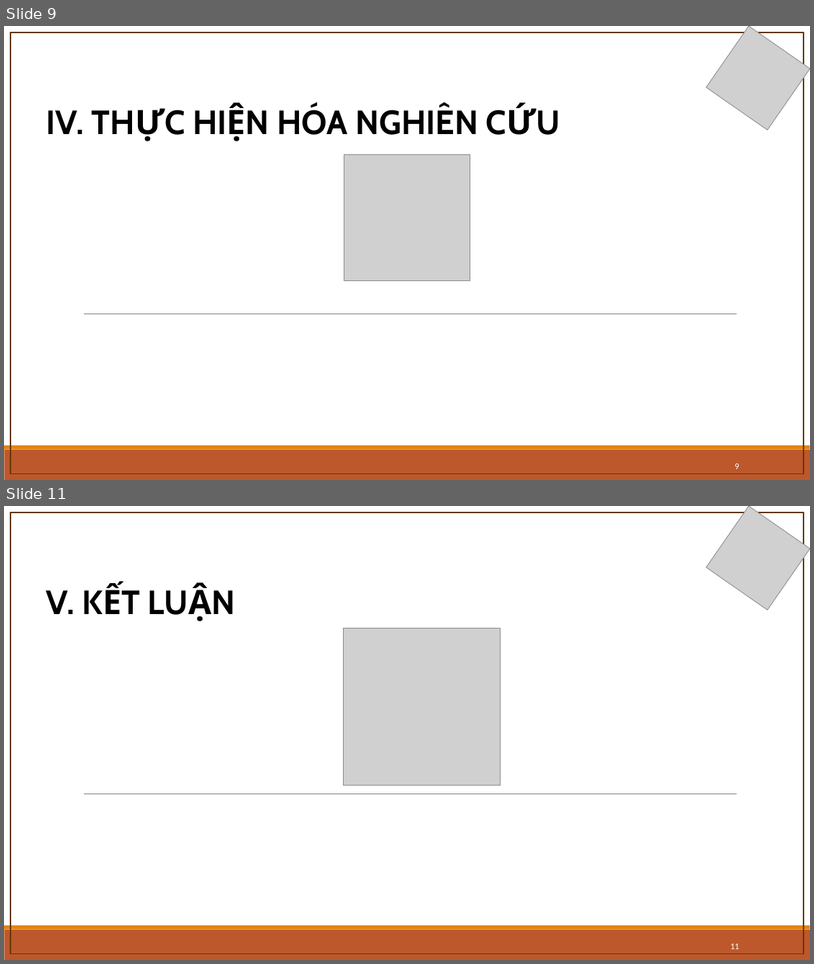
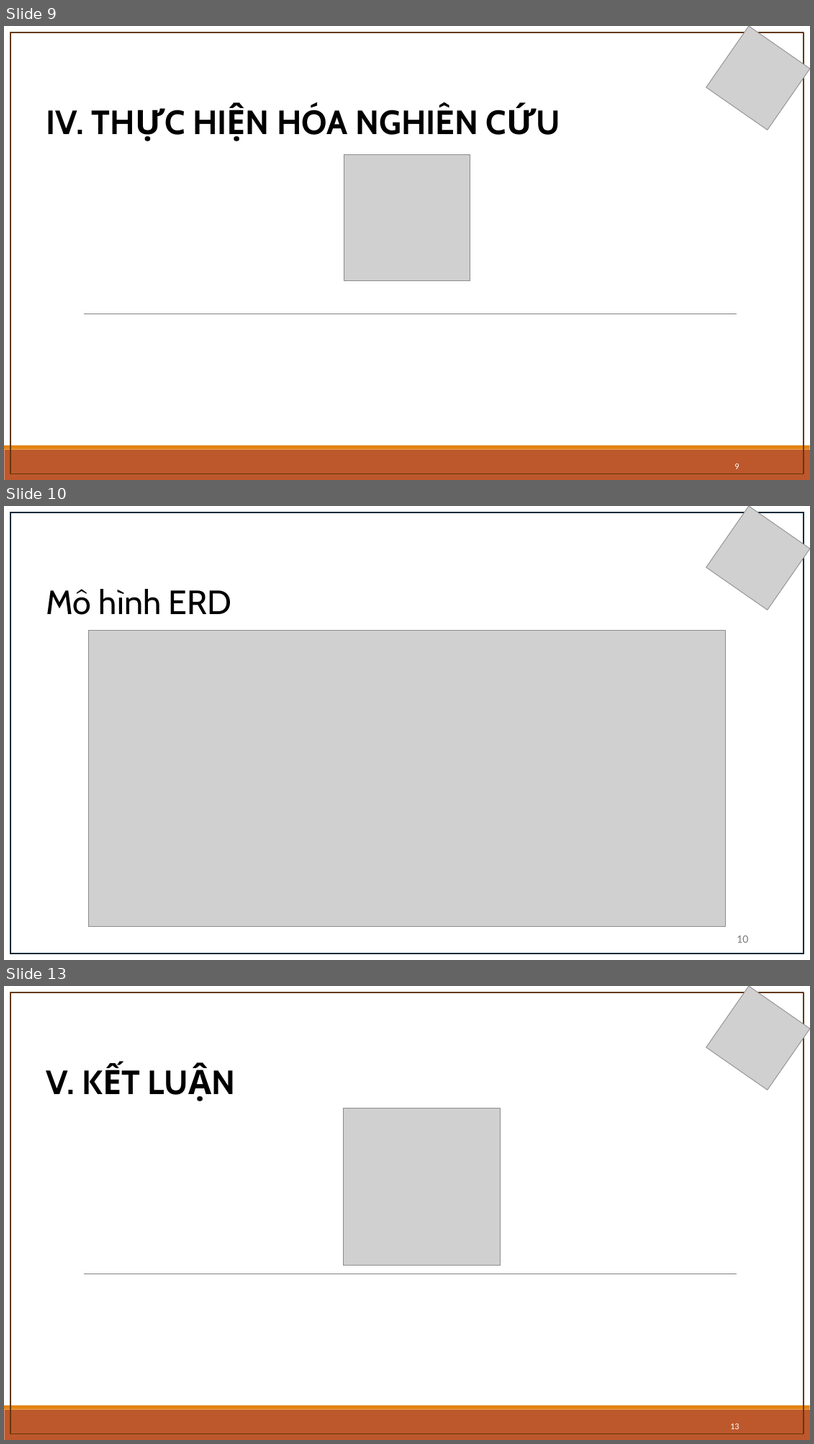
Before and after one commit to nguyenhoangnhan2102/CN---DA21TTA---NguyenHoangNhan---B-n-i-n-tho-i, a slide deck: thesis/Chuyên ngành - Nguyễn Hoàng Nhân - DA21TTA - 110121071.pptx. Shown one above the other, each under a label of ours: slides 9 and 11 before the commit, slides 9, 10 and 13 after it; the slides between them are not shown. The pictures are 814x964 and 814x1444 pixels, drawn with LibreOffice and Linux fonts; fonts in the diff are those of the drawing; grey boxes stand for pictures. Boxes give left, top, right and bottom in pixels: in the first picture for what was removed or moved away, otherwise in the second. Text is boxed around its words. In the diff, an @@ line names an element or a change of style, - is before the commit and + after.

```diff
--- a/thesis/Chuyên ngành - Nguyễn Hoàng Nhân - DA21TTA - 110121071.pptx
+++ b/thesis/Chuyên ngành - Nguyễn Hoàng Nhân - DA21TTA - 110121071.pptx
@@ slide 10 added at bbox=[4, 506, 810, 960], background #FFFFFF @@
@@ rectangle added at bbox=[10, 512, 805, 954], outline #092A39 1.5 pt @@
@@ picture added at bbox=[707, 506, 810, 610] @@
@@ text added at bbox=[46, 589, 232, 615], 40 pt, text #000000 @@
+Mô hình ERD
@@ picture added at bbox=[88, 630, 725, 926] @@
@@ page number added at bbox=[737, 935, 748, 942], 12 pt, text #797979 @@
+10
@@ what was slide 11 is now slide 13 @@
@@ page number at bbox=[730, 1423, 739, 1429]: text changed @@
-11
+13
```
Also in this commit, not shown: 2 slides changed, 1 other slide added, 1 other file.
